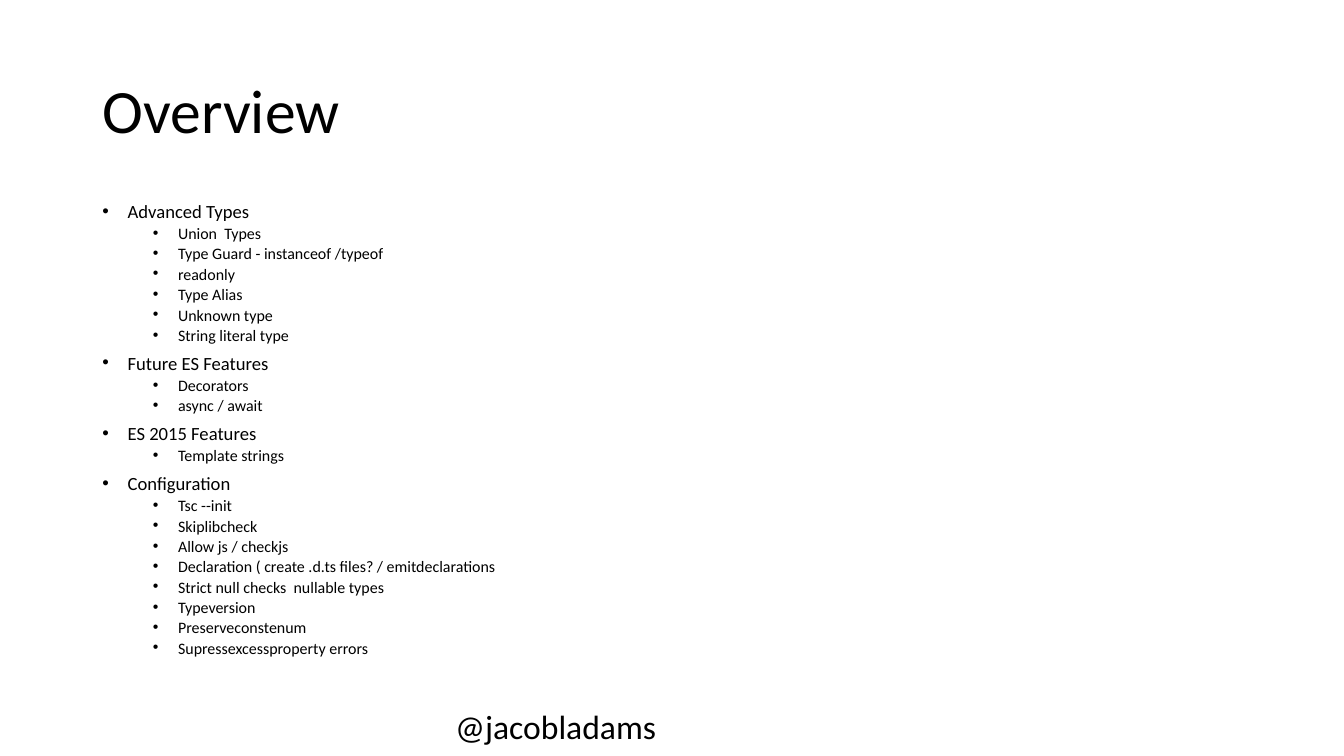
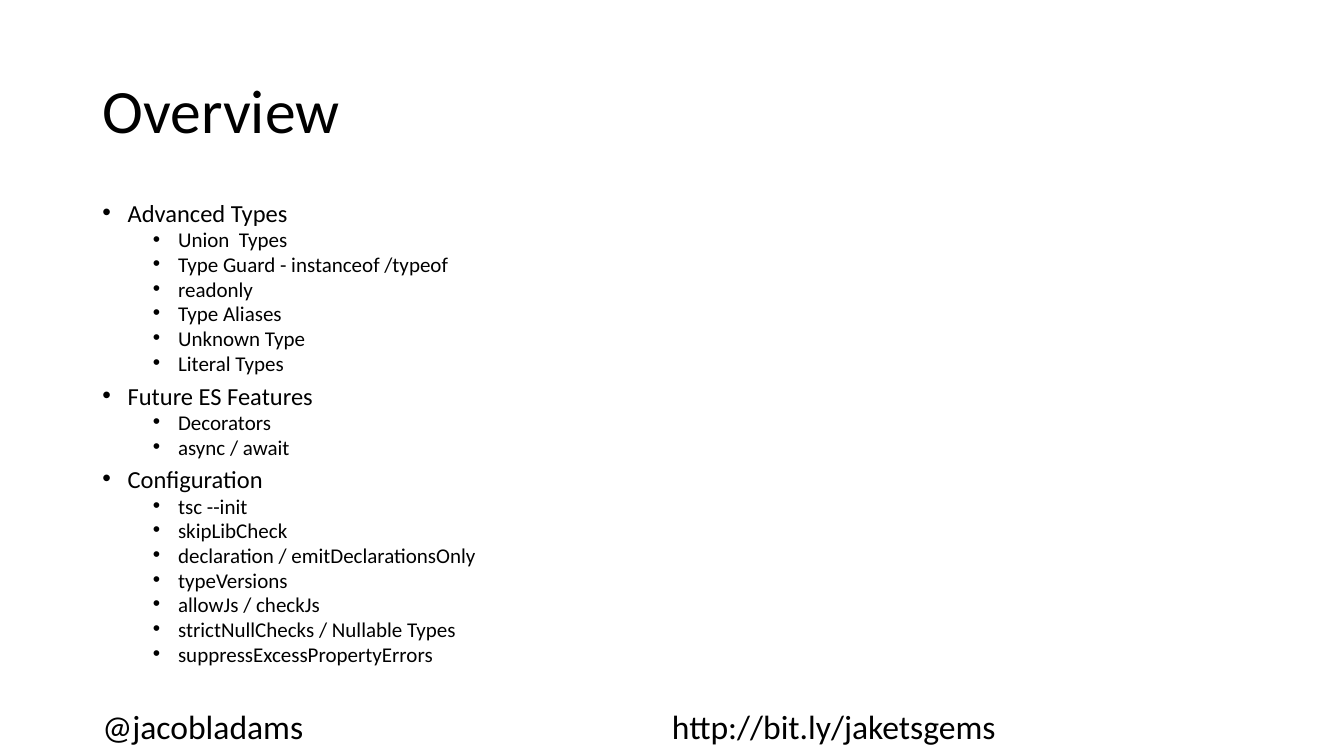
Before and after one commit to jacobladams/hidden-gems-in-typescript-presentation, a slide deck: slide 3 of Hidden Gems In TypeScript.pptx. Drawn at 1344x756 pixels with LibreOffice and Linux fonts; fonts in the diff are those of the drawing. Boxes give left, top, right and bottom in pixels: in the first picture for what was removed or moved away, otherwise in the second. Text is boxed around its words. In the diff, an @@ line names an element or a change of style, - is before the commit and + after.

Commit message:
Update Powerpoint presentation

```diff
--- a/Hidden Gems In TypeScript.pptx
+++ b/Hidden Gems In TypeScript.pptx
@@ text at (128, 205, 448, 493): size 13.3 to 17.5 pt in "Advanced Types", "Future ES Features", "Configuration"; size 11.4 to 15 pt in "Union Types", "Type Guard - instanceof /typeof", "readonly", "Decorators" and 1 more places @@
@@ text at (178, 306, 305, 375): text changed; size 11.4 to 15 pt @@
-  • Type Alias
-  • Unknown type
-  • String literal type
+  • Type Aliases
+  • Unknown Type
+  • Literal Types
@@ text at (178, 450, 284, 464): paragraphs removed @@
-• ES 2015 Features
-  • Template strings
@@ text at (178, 499, 475, 666): text changed; size 11.4 to 15 pt @@
-  • Tsc --init
-  • Skiplibcheck
-  • Allow js / checkjs
-  • Declaration ( create .d.ts files? / emitdeclarations
-  • Strict null checks nullable types
-  • Typeversion
-  • Preserveconstenum
-  • Supressexcessproperty errors
+  • tsc --init
+  • skipLibCheck
+  • declaration / emitDeclarationsOnly
+  • typeVersions
+  • allowJs / checkJs
+  • strictNullChecks / Nullable Types
+  • suppressExcessPropertyErrors
@@ text "@jacobladams http://bit.ly/jaketsgems" at (102, 715, 996, 745): columns 1 to 2 @@
@@ text at (102, 715, 996, 745): text changed @@
-@jacobladams
+@jacobladams http://bit.ly/jaketsgems
```
Also in this commit, not shown: 4 other slides changed, 7 slides added.
